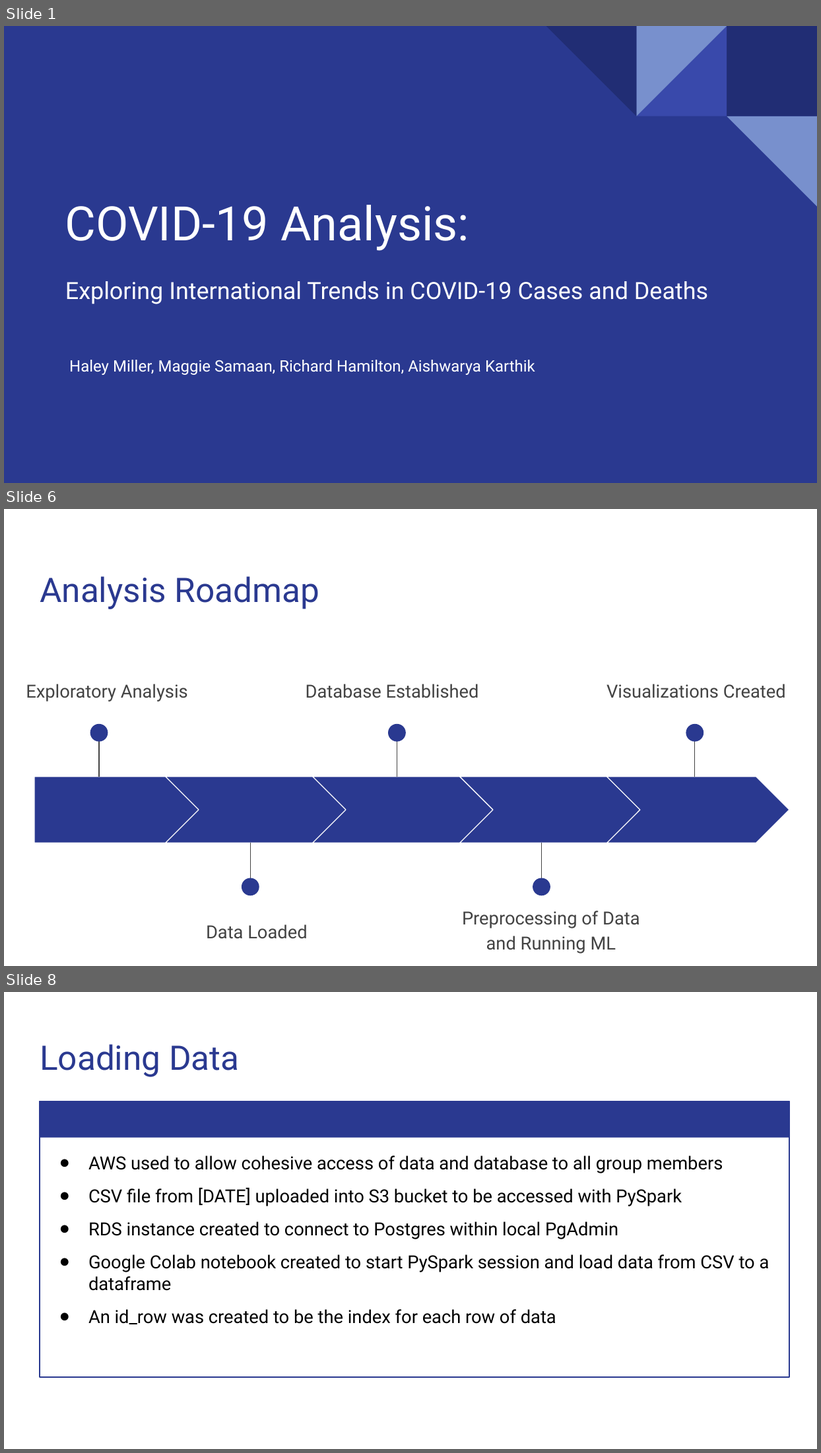
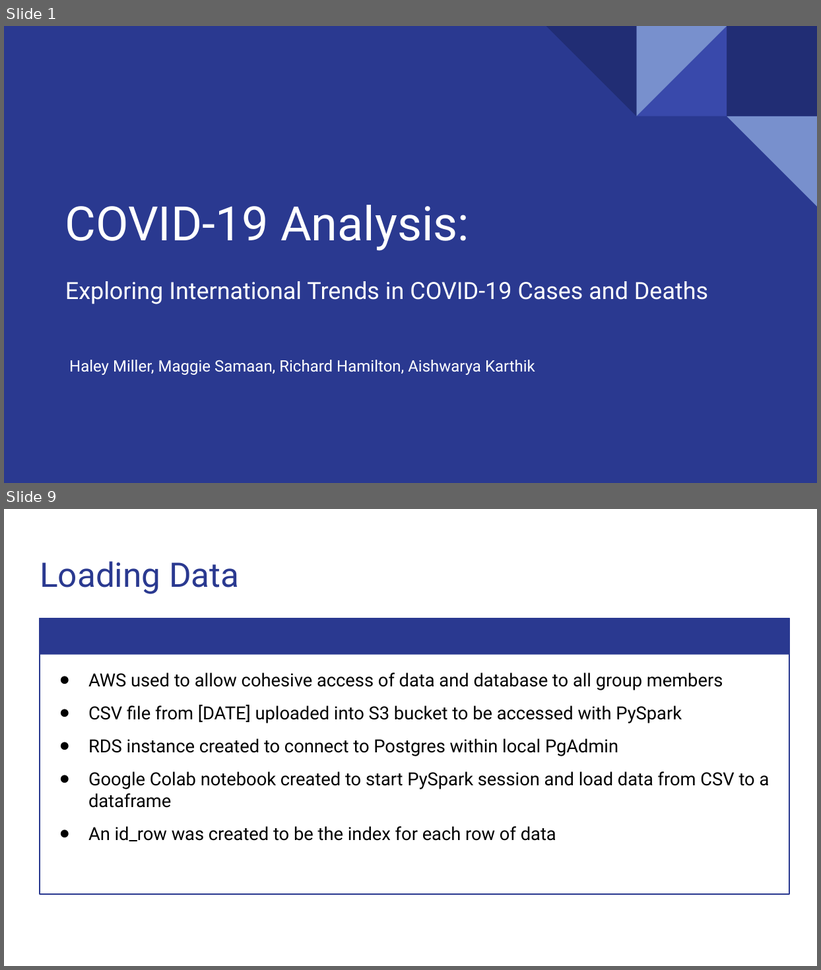
Before and after one commit to Magzzie/COVID-19_Analysis, a slide deck: COVID-19 Analysis.pptx. Shown one above the other, each under a label of ours: slides 1, 6 and 8 before the commit, slides 1 and 9 after it; the slides between them are not shown. The pictures are 821x1453 and 821x970 pixels, drawn with LibreOffice and Linux fonts; fonts in the diff are those of the drawing. Boxes give left, top, right and bottom in pixels: in the first picture for what was removed or moved away, otherwise in the second. Text is boxed around its words. In the diff, an @@ line names an element or a change of style, - is before the commit and + after.

```diff
--- a/COVID-19 Analysis.pptx
+++ b/COVID-19 Analysis.pptx
@@ slide 6 removed at [4, 509, 817, 966], background #FFFFFF @@
@@ title removed at [40, 576, 319, 609] @@
-Analysis Roadmap
@@ text removed at [26, 684, 188, 702] @@
-Exploratory Analysis
@@ text removed at [306, 684, 479, 698] @@
-Database Established
@@ text removed at [607, 684, 786, 698] @@
-Visualizations Created
@@ ellipse removed at [90, 723, 108, 741] @@
@@ ellipse removed at [388, 723, 406, 741] @@
@@ ellipse removed at [686, 723, 704, 741] @@
@@ line removed from (99, 727) to (99, 776) @@
@@ line removed from (397, 727) to (397, 776) @@
@@ line removed from (695, 727) to (695, 776) @@
@@ pentagon arrow removed at [34, 776, 201, 843] @@
@@ chevron removed at [166, 776, 348, 843] @@
@@ chevron removed at [313, 776, 495, 843] @@
@@ chevron removed at [460, 776, 642, 843] @@
@@ chevron removed at [607, 776, 789, 843] @@
@@ line removed from (250, 893) to (250, 843) @@
@@ line removed from (541, 893) to (541, 843) @@
@@ ellipse removed at [242, 878, 259, 896] @@
@@ ellipse removed at [533, 878, 550, 896] @@
@@ text removed at [462, 911, 640, 954] @@
-Preprocessing of Data and Running ML
@@ text removed at [206, 925, 307, 939] @@
-Data Loaded
@@ what was slide 8 is now slide 9 @@
```
Also in this commit, not shown: 8 slides changed, 11 slides added, 4 other slides removed.
